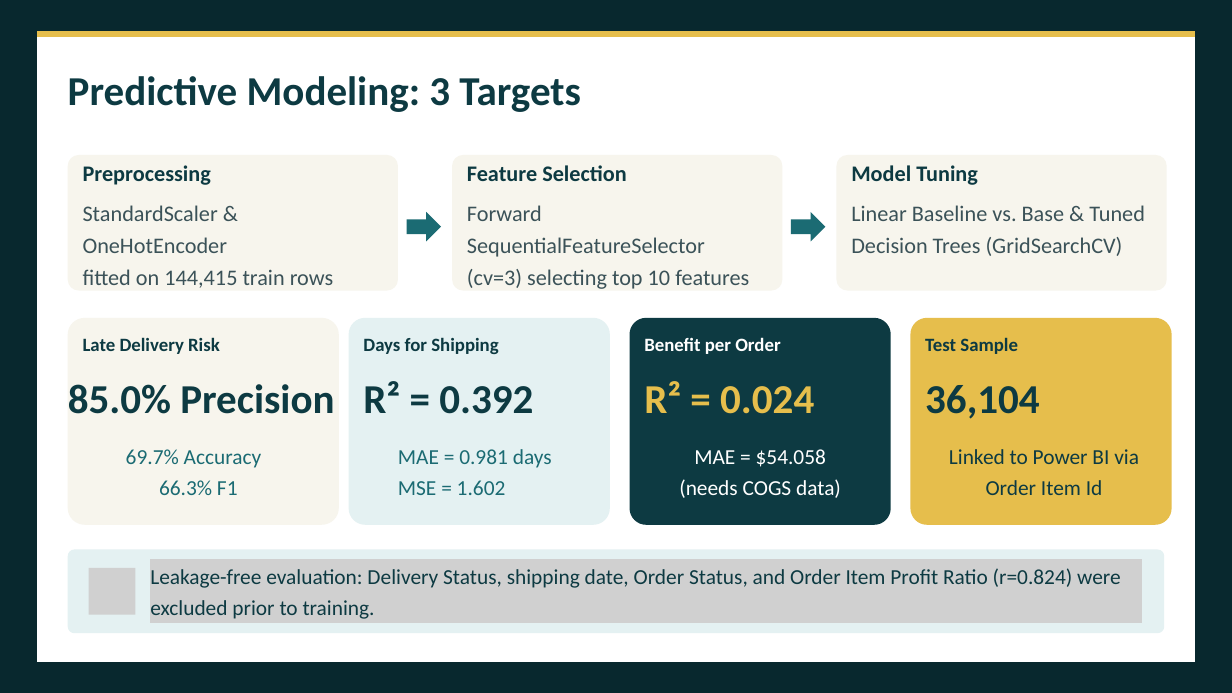
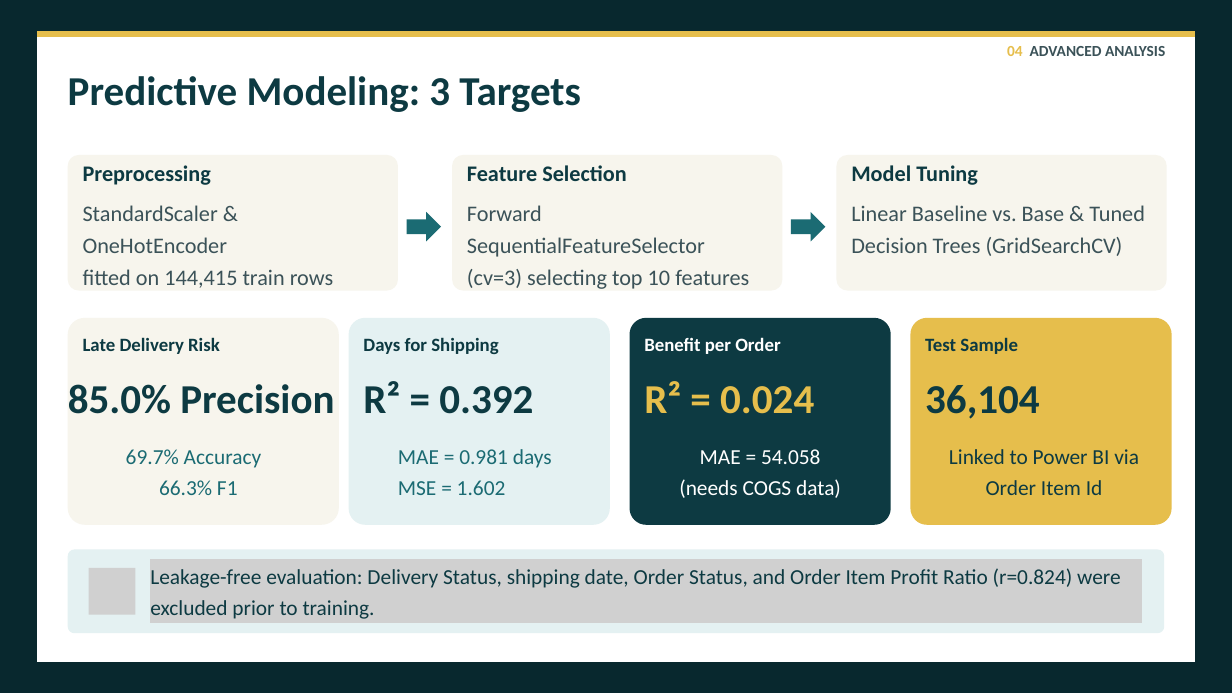
Before and after one commit to Team5-Depi/Supply-Chain-Dataset-Analysis-Final_Project, a slide deck: slide 41 of Presentation/Supply_Chain_Dataset_Analysis_Presentation.pptx (slide 10 before the commit). Drawn at 1232x693 pixels with LibreOffice and Linux fonts; fonts in the diff are those of the drawing; grey boxes stand for pictures. Boxes give left, top, right and bottom in pixels: in the first picture for what was removed or moved away, otherwise in the second. Text is boxed around its words. In the diff, an @@ line names an element or a change of style, - is before the commit and + after.

```diff
--- a/Presentation/Supply_Chain_Dataset_Analysis_Presentation.pptx
+++ b/Presentation/Supply_Chain_Dataset_Analysis_Presentation.pptx
@@ text added at <box>1007,46,1165,56</box>, 18 pt, text #3B5258, bold @@
+04 ADVANCED ANALYSIS
@@ text at <box>679,449,841,498</box>: text changed @@
-MAE = $54.058 (needs COGS data)
+MAE = 54.058 (needs COGS data)
```
Also in this commit, not shown: 10 other slides changed, 46 slides added, 4 slides removed, 2 other files.
